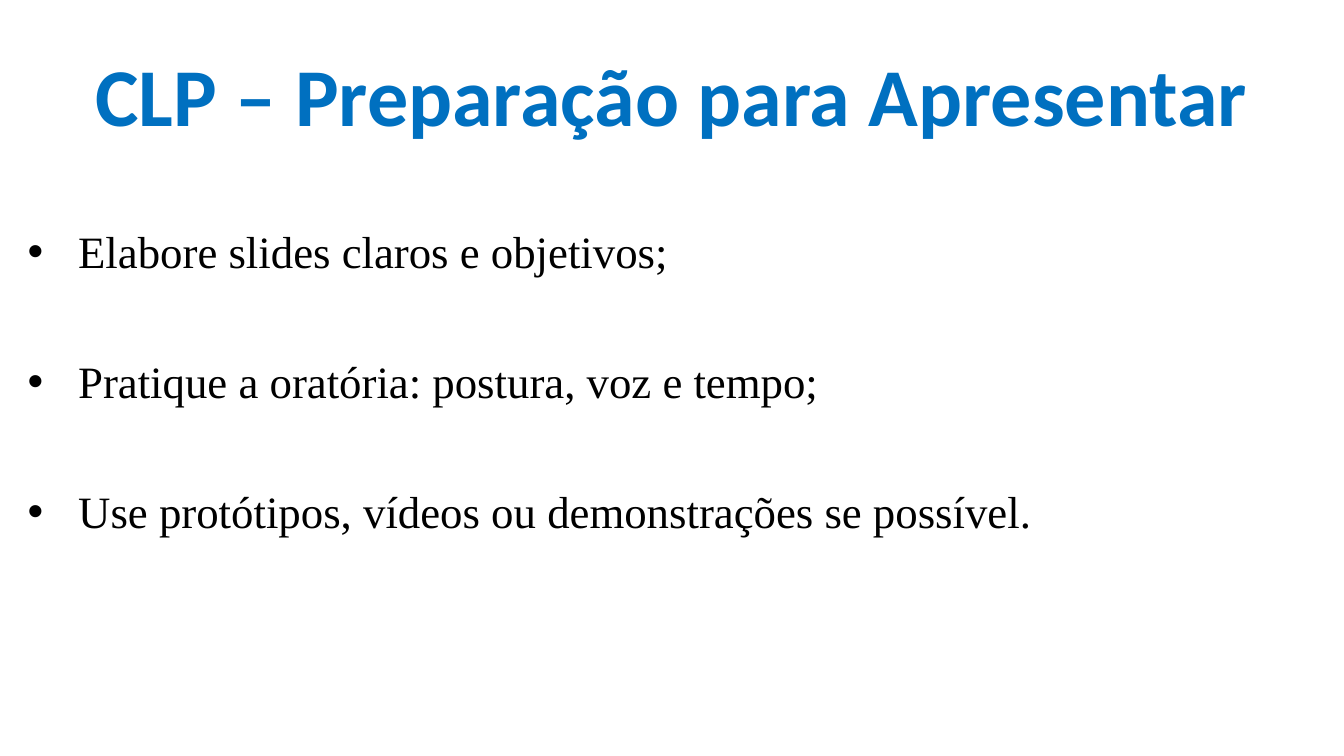
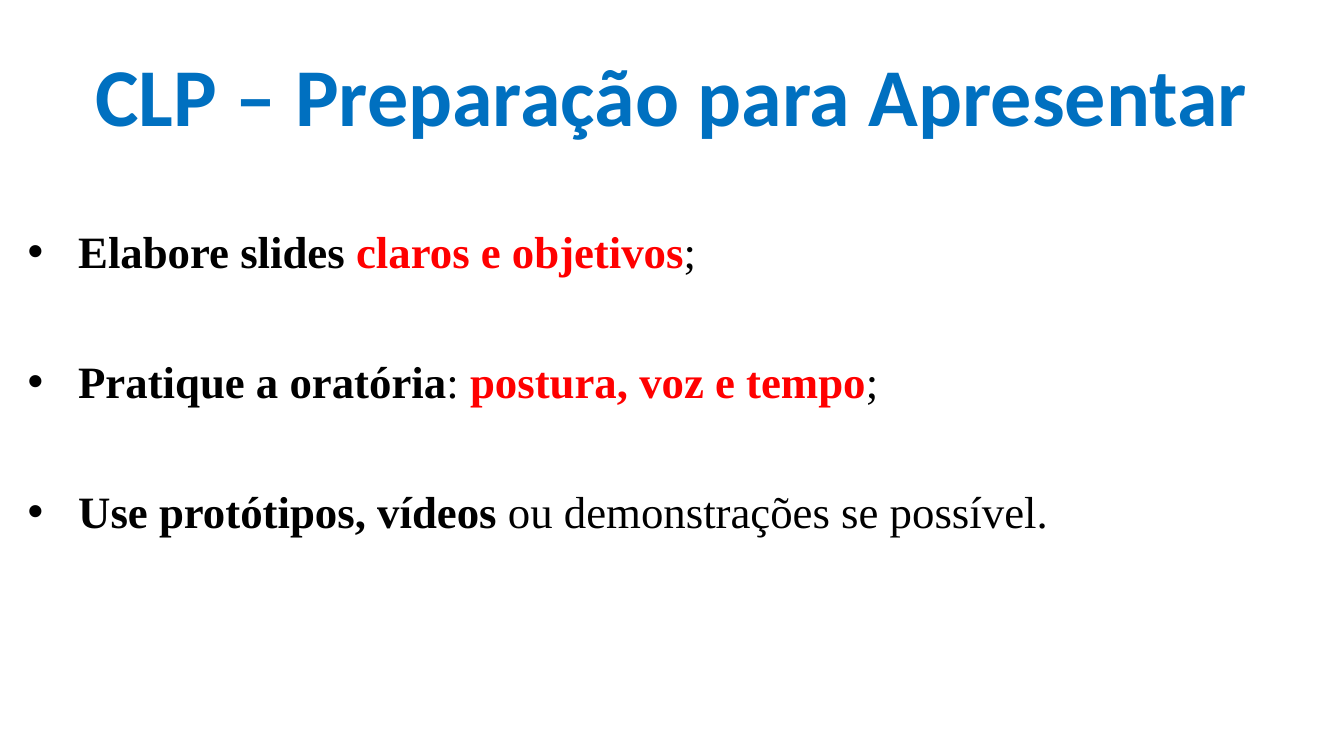
Before and after one commit to CloudEducationBrazil/WydenUniRuyControladoresLogicosProgCLP, a slide deck: slide 11 of 01 Classes/Aula10 - CLP - Recomendações Projetos Supervisórios.pptx. Drawn at 1344x756 pixels with LibreOffice and Linux fonts; fonts in the diff are those of the drawing; background and template pictures are left out. Boxes give left, top, right and bottom in pixels: in the first picture for what was removed or moved away, otherwise in the second. Text is boxed around its words. In the diff, an @@ line names an element or a change of style, - is before the commit and + after.

```diff
--- a/01 Classes/Aula10 - CLP - Recomendações Projetos Supervisórios.pptx
+++ b/01 Classes/Aula10 - CLP - Recomendações Projetos Supervisórios.pptx
@@ text "Elabore slides claros e objetivos;" at <box>78,237,1048,538</box>: text colour #000000 to #FF0000 in "claros e objetivos;", "postura, voz e tempo;"; bold on in "Elabore slides claros e objetivos;", "Pratique a oratória: postura, voz e tempo;", "Use protótipos, vídeos" @@
```
Also in this commit, not shown: 4 other slides changed, 3 other files.
